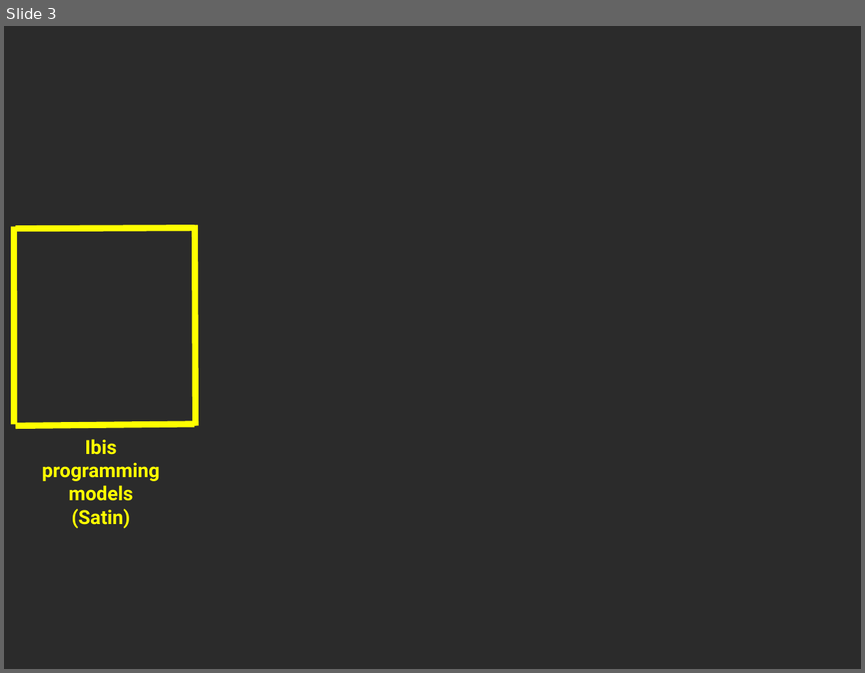
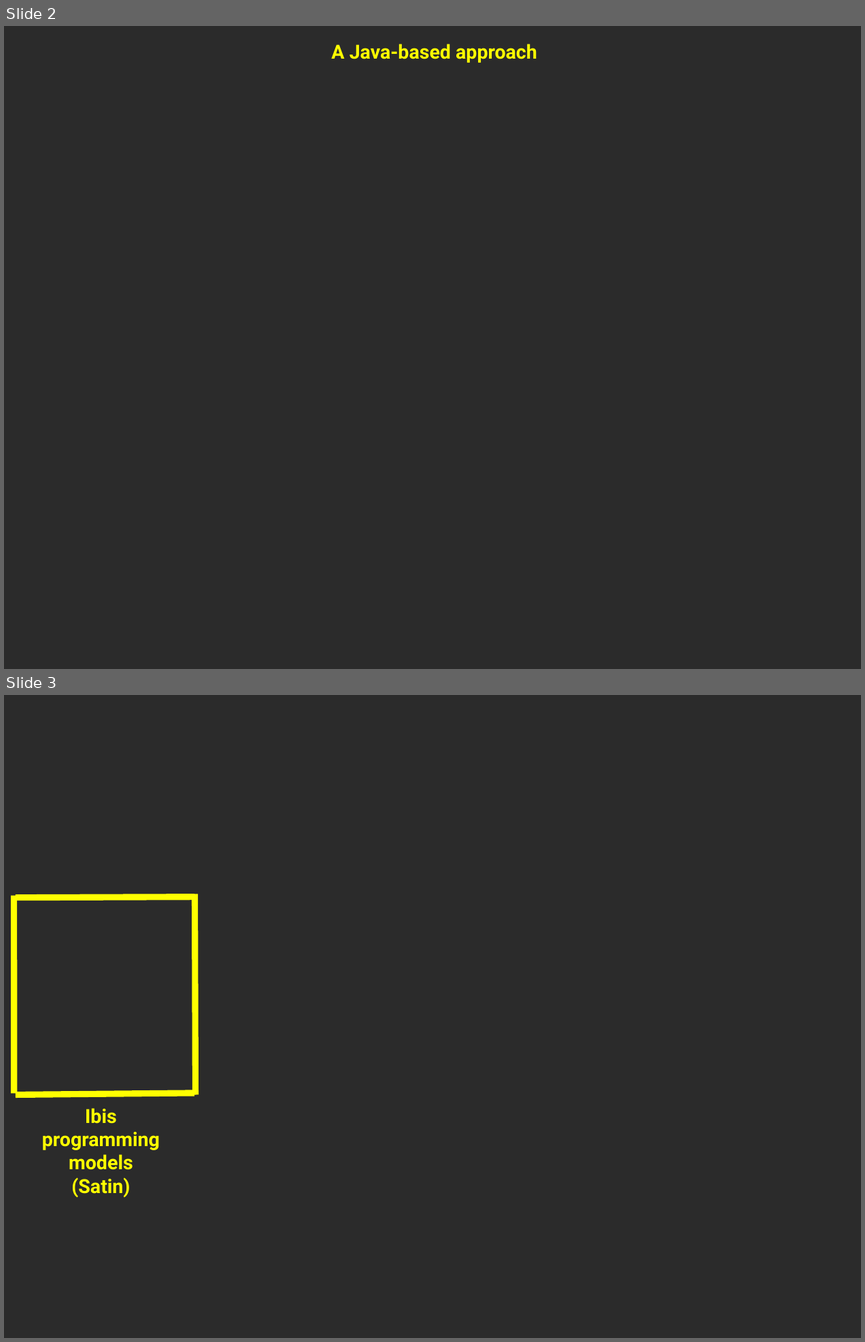
Before and after one commit to JungleComputing/barnes-demo, a slide deck: presentation.odp. Shown one above the other, each under a label of ours: slide 3 before the commit, slides 2 and 3 after it. The pictures are 865x673 and 865x1342 pixels, drawn with LibreOffice and Linux fonts; fonts in the diff are those of the drawing; background and template pictures are left out; a plain dark background stands for a picture behind light text. Boxes give left, top, right and bottom in pixels: in the first picture for what was removed or moved away, otherwise in the second. Text is boxed around its words. In the diff, an @@ line names an element or a change of style, - is before the commit and + after.

Commit message:
updated presentation

```diff
--- a/presentation.odp
+++ b/presentation.odp
@@ slide 2 added at (4, 26, 861, 669), background picture (left out) @@
@@ text added at (331, 44, 537, 63), 18 pt, text #FFFF00, bold @@
+A Java-based approach
```
Also in this commit, not shown: 1 slide removed, 1 other file.
